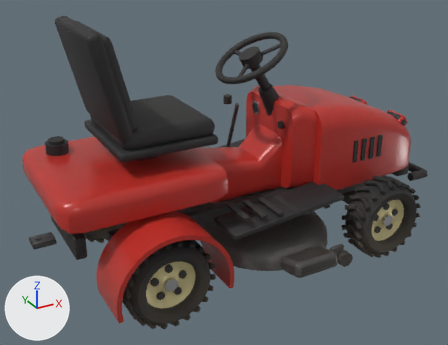
One commit to the Blender file veiculos/zoeira/fontes/cortador-grama.blend: the scene before it, then after it.
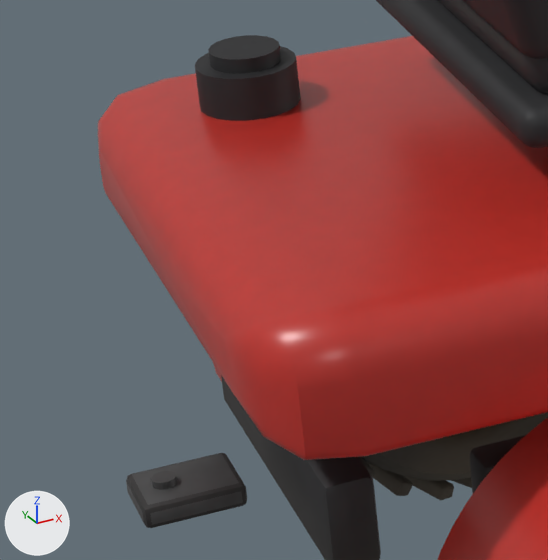
The first picture shows the older version from a 50 mm camera at (-1.41, -2.41, 1.6) aimed at (-0.12, -0.06, 0.43). The close-ups show the older and then the newer version on the part from 0% to 28% of the width and 37% to 74% of the height of that picture. Only the edits that show in the close-ups are written down. Arrows for +X, +Y and +Z are at lower left; the lights stay in place.

The first close-up shows 'cort_corpo', 'roda_rl'.
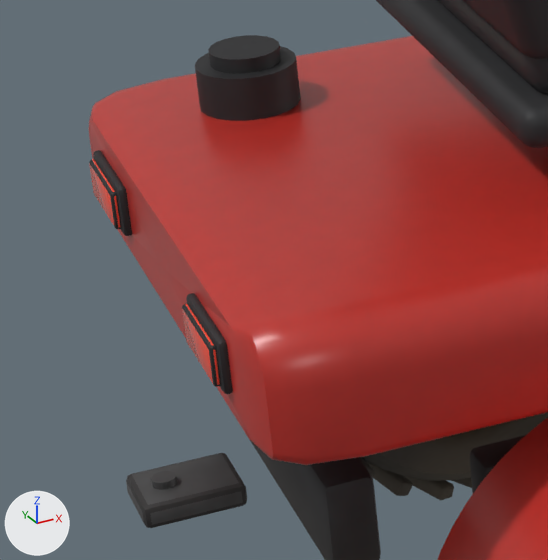
Boxes (x1, y1, x2, y2) around the edits, measured in the close-ups (548 x 560 px):
```json
{"object": "cort_corpo", "change": "reshaped", "before": [98, 0, 548, 560], "after": [89, 0, 548, 560]}
{"part": 1, "of": "me_cort_corpo", "change": "added", "after": [89, 159, 121, 229], "on screen": "red"}
{"part": 2, "of": "me_cort_corpo", "change": "added", "after": [182, 304, 221, 387], "on screen": "red"}
{"part": 3, "of": "me_cort_corpo", "change": "built on", "before": [98, 95, 366, 460], "after": [89, 91, 366, 465]}
```

Edits to the scene script, one JSON object a line:
```json
{"block": "me_cort_corpo", "where": "# used by ob_cort_corpo; location = (0.0, 0.0, 0.0)"}
{"op": "remove", "block": "me_cort_corpo", "code": "me_cort_corpo.from_pydata(...)  # 2658 vertices, 2514 faces; spans x -1.02..0.77, y -0.51..0.51, z 0.13..1.17"}
{"op": "add", "block": "me_cort_corpo", "code": "me_cort_corpo.from_pydata(...)  # 2834 vertices, 2678 faces; spans x -1.02..0.77, y -0.51..0.51, z 0.13..1.17"}
{"block": "me_cort_corpo", "change": "me_cort_corpo part 1: the loose piece of 56 vertices spanning x -0.73..0.77, y -0.2..-0.14, z 0.23..0.32 is copied, and the copy is scaled about its middle by (0.00307, 2.32, 0.452), then moved by (-1.0, 0.36, 0.23); it spans x -0.98..-0.97, y 0.14..0.24, z 0.49..0.53"}
{"block": "me_cort_corpo", "change": "me_cort_corpo part 2: the loose piece of 56 vertices spanning x -0.73..0.77, y -0.2..-0.14, z 0.23..0.32 is copied, and the copy is scaled about its middle by (0.00307, 2.32, 0.452), then moved by (-1.0, -0.02, 0.23); it spans x -0.98..-0.97, y -0.24..-0.14, z 0.49..0.53"}
{"block": "me_cort_corpo", "change": "me_cort_corpo part 3: 24 vertices moved from x -0.96..-0.93, y -0.34..0.34, z 0.46..0.56 to x -0.97..-0.93, y -0.34..0.34, z 0.46..0.55; 23 vertices removed from x -0.96..-0.93, y -0.34..0.34, z 0.46..0.56; 135 vertices added at x -0.97..-0.93, y -0.34..0.34, z 0.45..0.57"}
{"block": "me_cort_corpo", "change": "other edits to the shape of me_cort_corpo do not show in these pictures"}
```
